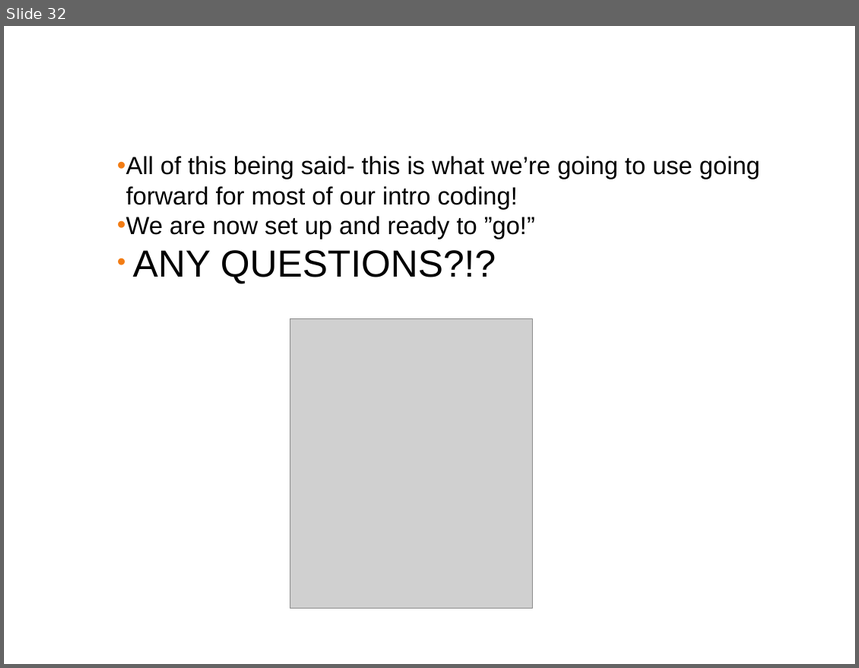
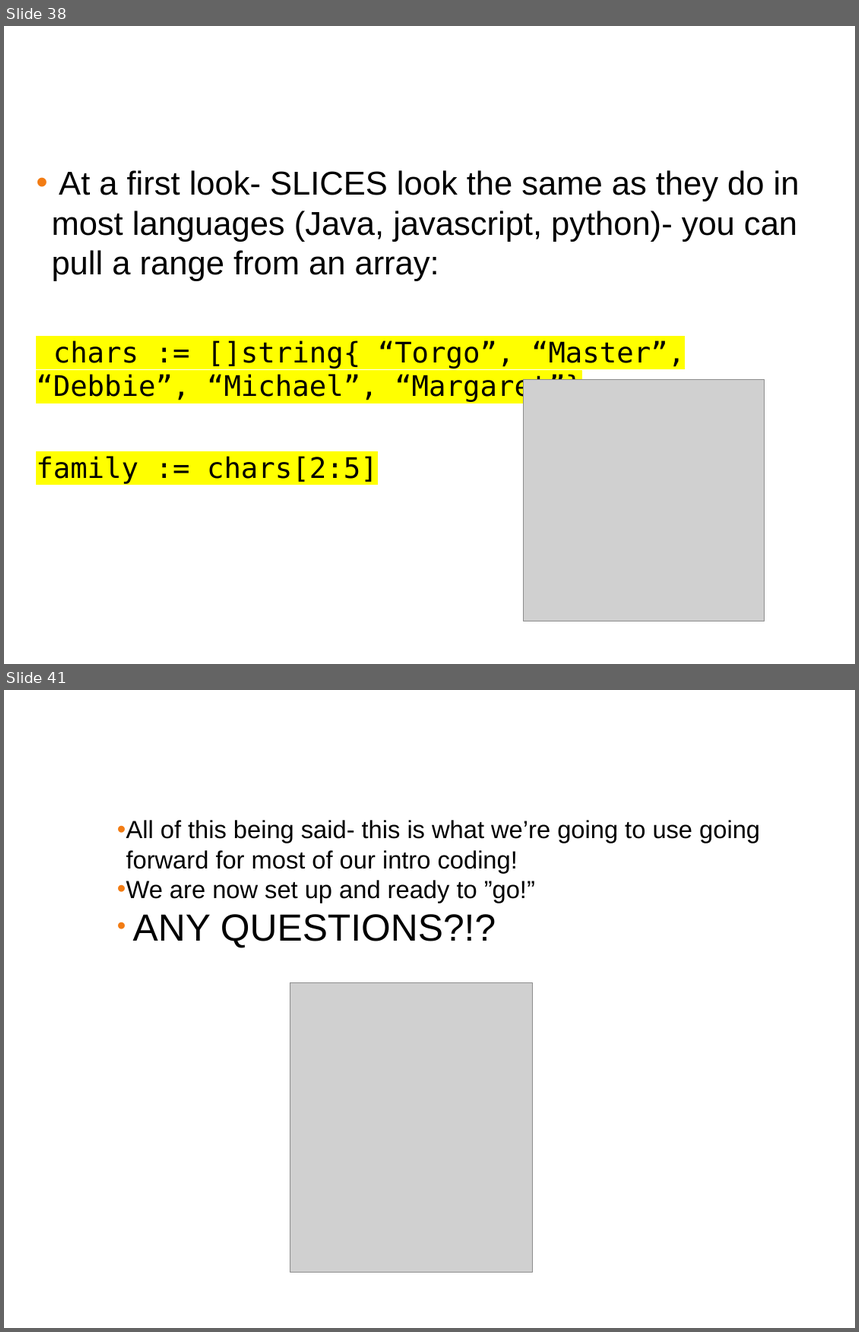
Before and after one commit to ferninphilly/golang_vmware, a slide deck: Module_Two/presentations/module_2_presentation.pptx. Shown one above the other, each under a label of ours: slide 32 before the commit, slides 38 and 41 after it; the slides between them are not shown. The pictures are 859x668 and 859x1332 pixels, drawn with LibreOffice and Linux fonts; fonts in the diff are those of the drawing; grey boxes stand for pictures; background and template pictures are left out. Boxes give left, top, right and bottom in pixels: in the first picture for what was removed or moved away, otherwise in the second. Text is boxed around its words. In the diff, an @@ line names an element or a change of style, - is before the commit and + after.

```diff
--- a/Module_Two/presentations/module_2_presentation.pptx
+++ b/Module_Two/presentations/module_2_presentation.pptx
@@ slide 38 added at <box>4,26,855,664</box>, background #FFFFFF @@
@@ title added at <box>11,40,848,103</box>, 38 pt, text #FFFFFF @@
+Slices In GO
@@ text added at <box>36,170,800,484</box>, 28 pt, text #000000 @@
+• At a first look- SLICES look the same as they do in most languages (Java, javascript, python)- you can pull a range from an array:
+chars := []string{ “Torgo”, “Master”, “Debbie”, “Michael”, “Margaret”}
+family := chars[2:5]
@@ picture added at <box>523,379,764,622</box> @@
@@ what was slide 32 is now slide 41 @@
```
Also in this commit, not shown: 8 other slides added, 1 other file.
